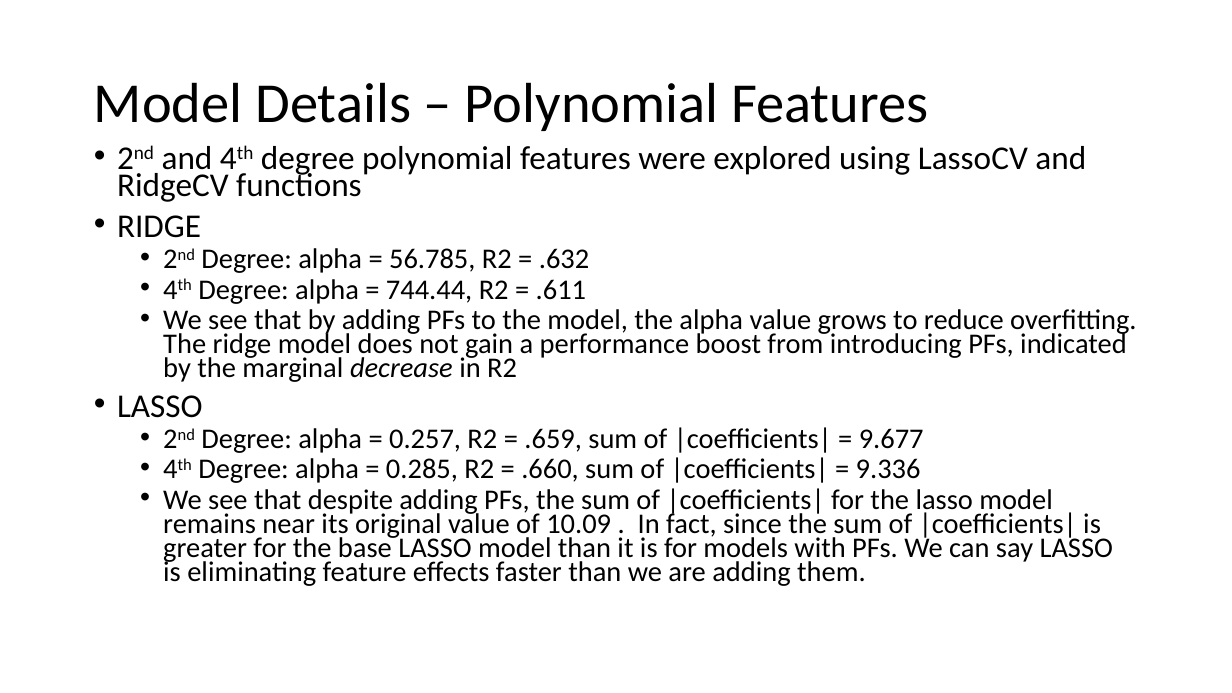
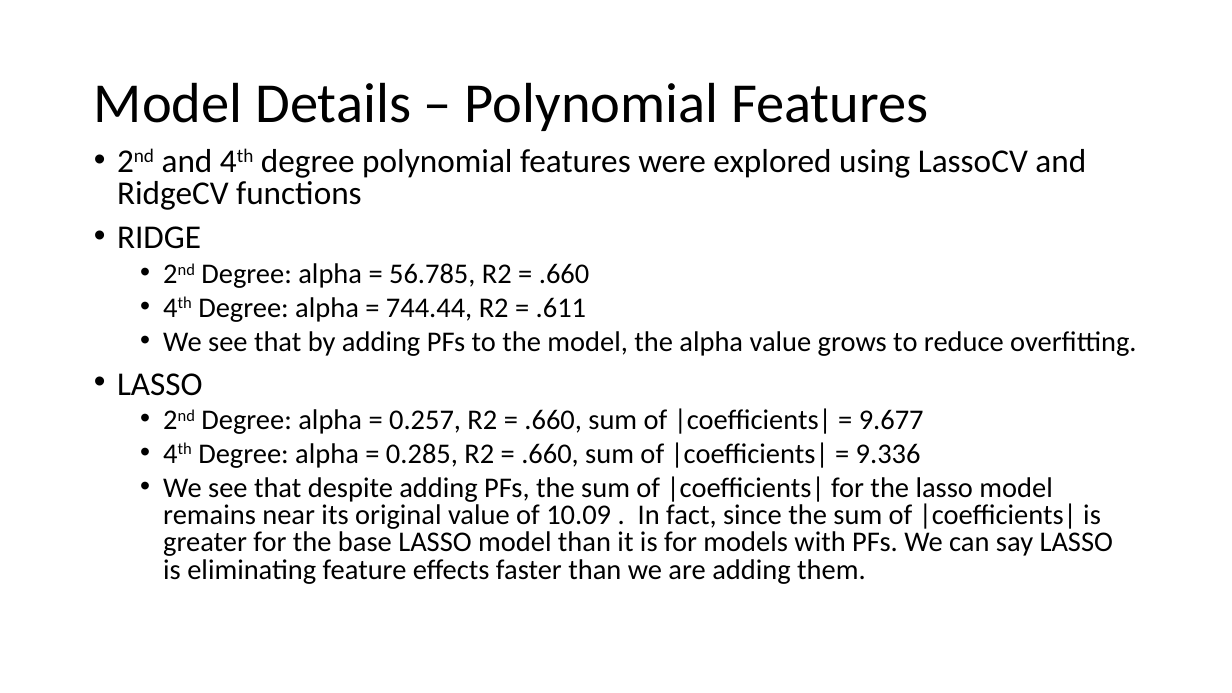
Before and after one commit to M-Matrona/IBM-Machine-Learning-Course, a slide deck: slide 7 of Course_2_SupervisedLearning/Supervised_Learning_Project_Report.pptx. Drawn at 1232x693 pixels with LibreOffice and Linux fonts; fonts in the diff are those of the drawing. Boxes give left, top, right and bottom in pixels: in the first picture for what was removed or moved away, otherwise in the second. Text is boxed around its words. In the diff, an @@ line names an element or a change of style, - is before the commit and + after.

```diff
--- a/Course_2_SupervisedLearning/Supervised_Learning_Project_Report.pptx
+++ b/Course_2_SupervisedLearning/Supervised_Learning_Project_Report.pptx
@@ text at (117, 149, 1113, 584): line spacing 0.7 to 0.8 @@
@@ text at (201, 263, 589, 288): text changed @@
-  • 2nd Degree: alpha = 56.785, R2 = .632
+  • 2nd Degree: alpha = 56.785, R2 = .660
@@ text at (163, 331, 1136, 356): text changed @@
-  • We see that by adding PFs to the model, the alpha value grows to reduce overfitting. The ridge model does not gain a performance boost from introducing PFs, indicated by the marginal decrease in R2
+  • We see that by adding PFs to the model, the alpha value grows to reduce overfitting.
@@ text at (201, 408, 924, 434): text changed @@
-  • 2nd Degree: alpha = 0.257, R2 = .659, sum of |coefficients| = 9.677
+  • 2nd Degree: alpha = 0.257, R2 = .660, sum of |coefficients| = 9.677
```
Also in this commit, not shown: 6 other slides changed, 15 other files.
